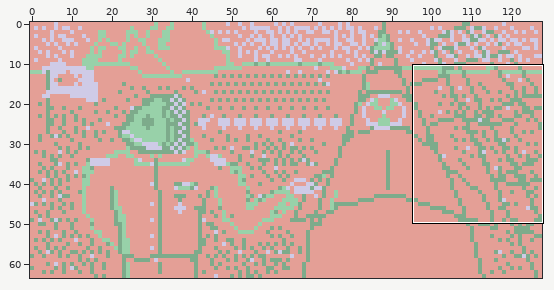
Edited in one commit: sprite sheet (assets/big_pics/fish.png). The first picture is a wide view before the edit; the outline marks the close-up.
Close-up. Before:
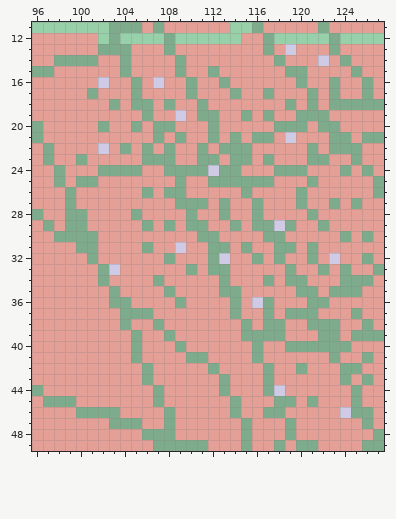
The file is 128x64 pixels. Shown: x 96..127, y 11..49. The commit also changed other parts of the picture, which this record leaves out.
Now the later version:
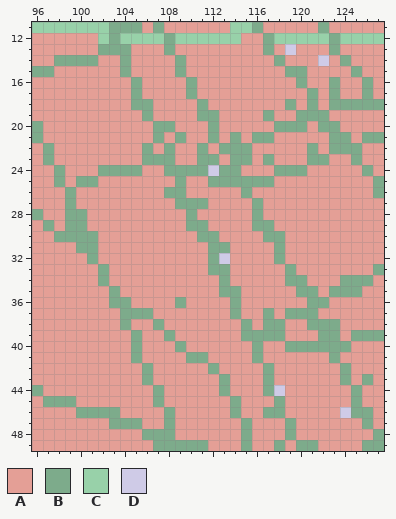
Palette (. is transparent): A #e49f96  B #7dab8b  C #98d1a9  D #cfcbe7
From old to new:
Changed rows in their new state; - is an unchanged pixel.
first column x 100:
15 ------------A--------------
16 --A----A-----A-------------
17 -A------------A--A---------
18 ---A----A------------------
19 ---------A-----A-----------
20 --A--A---------------------
21 -------------------A-------
22 --A-A----------------------
23 A--------------------------
24 ------------------------A--
25 ---------------------A-----
26 ------A-------------A------
27 -------------A------A--A-A-
28 -----A-------A-------A-----
29 ------A-A-----A---AA--A----
30 ------------------------A-A
31 ------A--A-----A---A-A-----
32 --------A-------A----A-A--A
33 ---A------A-----------A-A--
34 -------A---------A---------
35 --------A------------------
36 ----------------AA---------
37 -------------------------A-
38 --------------------------A
41 --------------------------A
42 --------------------A----A-
45 -------------------A-A-----
Where, in picture pixels (left, top, right, bottom), the same in both close-ups:
changed: (76, 66, 373, 407)
